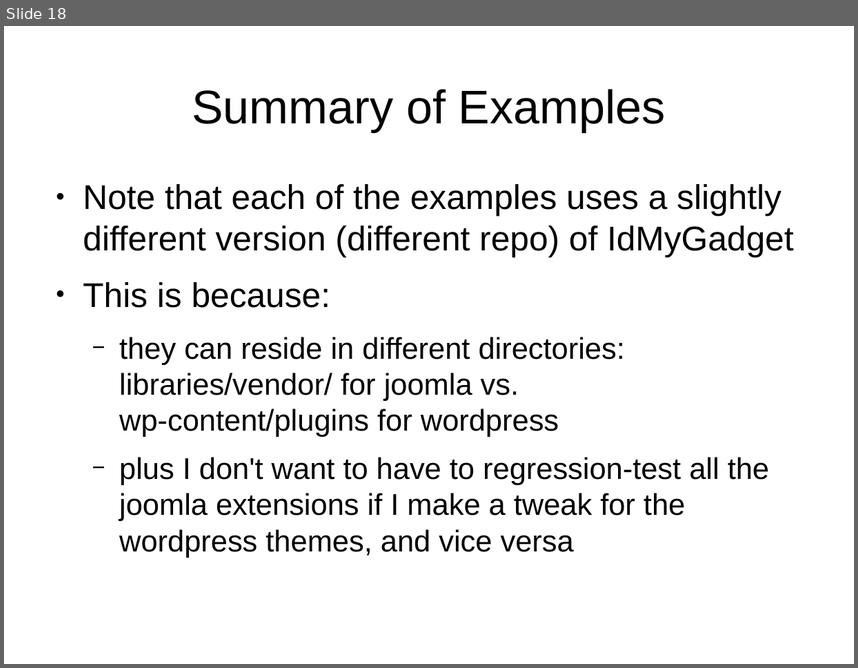
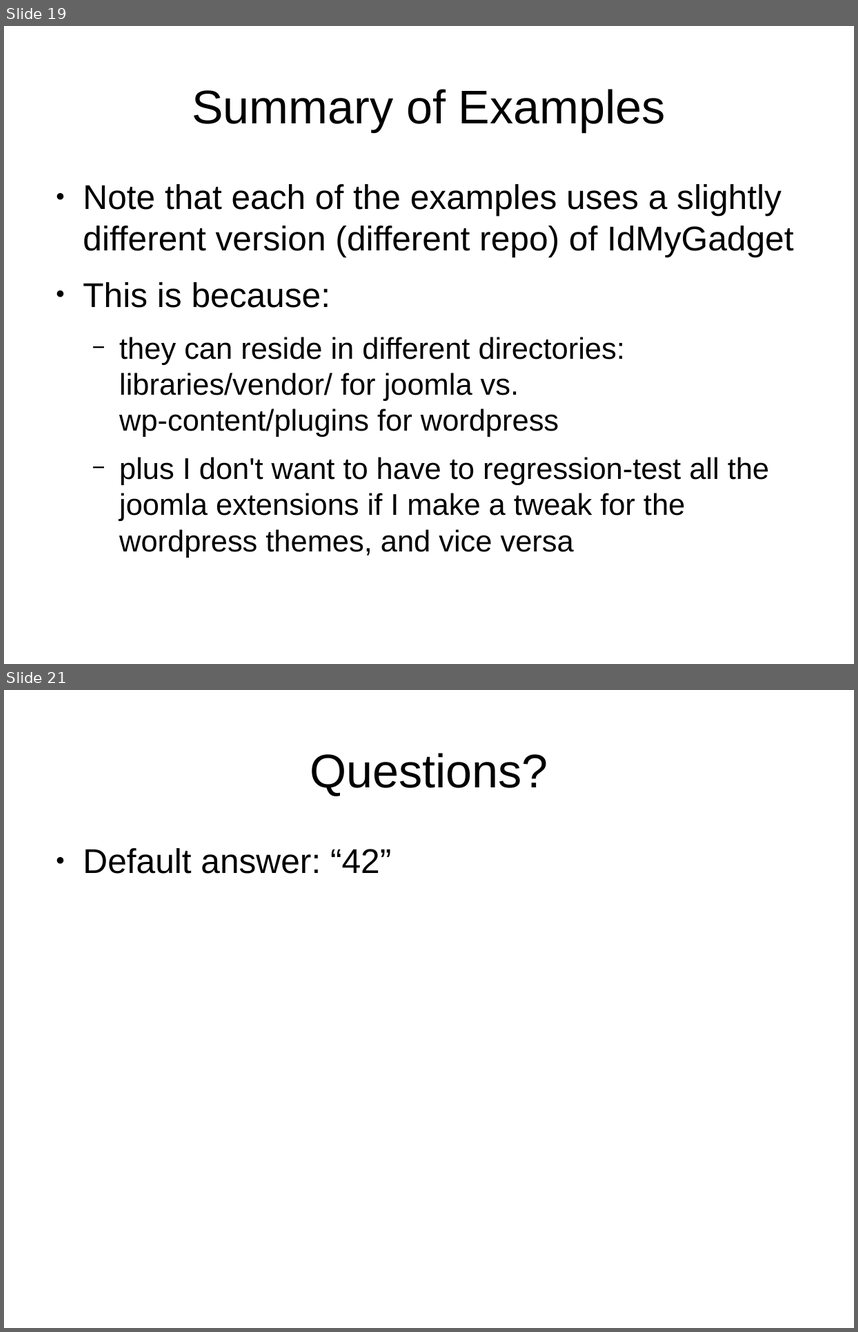
Before and after one commit to tomwhartung/jmws_accoutrements, a slide deck: presentations/2015_08-FRPUG/Device_Detection_PHP.odp. Shown one above the other, each under a label of ours: slide 18 before the commit, slides 19 and 21 after it; the slides between them are not shown. The pictures are 858x668 and 858x1332 pixels, drawn with LibreOffice and Linux fonts; fonts in the diff are those of the drawing. Boxes give left, top, right and bottom in pixels: in the first picture for what was removed or moved away, otherwise in the second. Text is boxed around its words. In the diff, an @@ line names an element or a change of style, - is before the commit and + after.

```diff
--- a/presentations/2015_08-FRPUG/Device_Detection_PHP.odp
+++ b/presentations/2015_08-FRPUG/Device_Detection_PHP.odp
@@ slide 21 added at (4,690,854,1328), background #FFFFFF @@
@@ title added at (310,753,548,796), 44 pt, text #000000 @@
+Questions?
@@ text added at (83,848,391,874), 32 pt, text #000000 @@
+● Default answer: “42”
@@ what was slide 18 is now slide 19 @@
```
Also in this commit, not shown: 3 slides changed, 1 other slide added, 2 other files.
